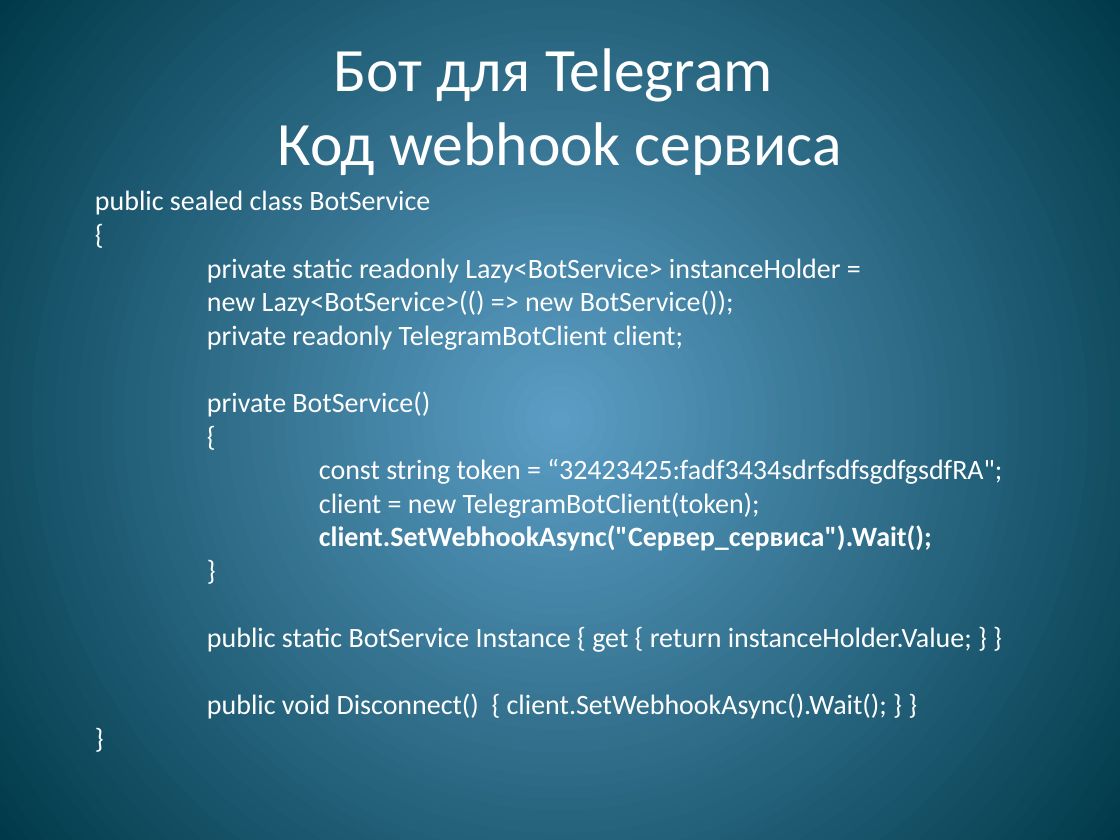
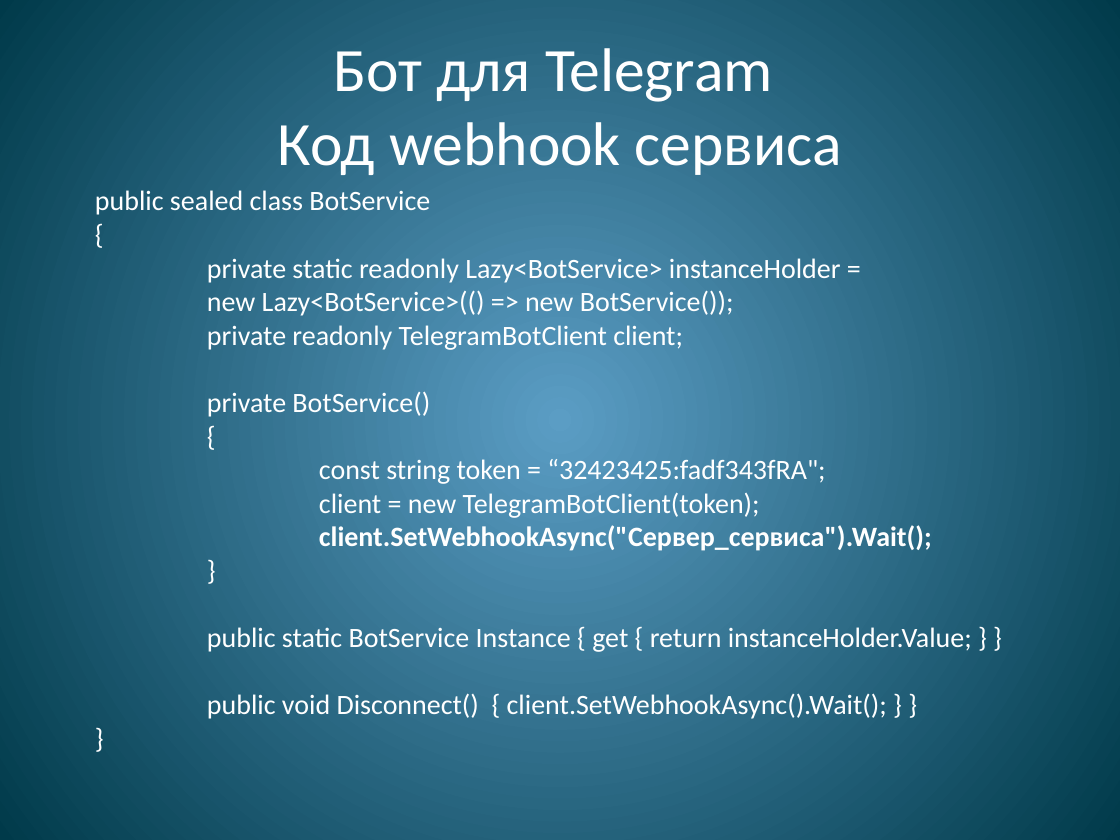
Before and after one commit to WrMax/TelegramDemo, a slide deck: slide 9 of Bot.pptx. Drawn at 1120x840 pixels with LibreOffice and Linux fonts; fonts in the diff are those of the drawing. Boxes give left, top, right and bottom in pixels: in the first picture for what was removed or moved away, otherwise in the second. Text is boxed around its words. In the diff, an @@ line names an element or a change of style, - is before the commit and + after.

```diff
--- a/Bot.pptx
+++ b/Bot.pptx
@@ text at <box>319,459,825,484</box>: text changed @@
-const string token = “32423425:fadf3434sdrfsdfsgdfgsdfRA";
+const string token = “32423425:fadf343fRA";
```
Also in this commit, not shown: 7 other slides changed, 3 slides added, 2 slides removed, 1 other file.
